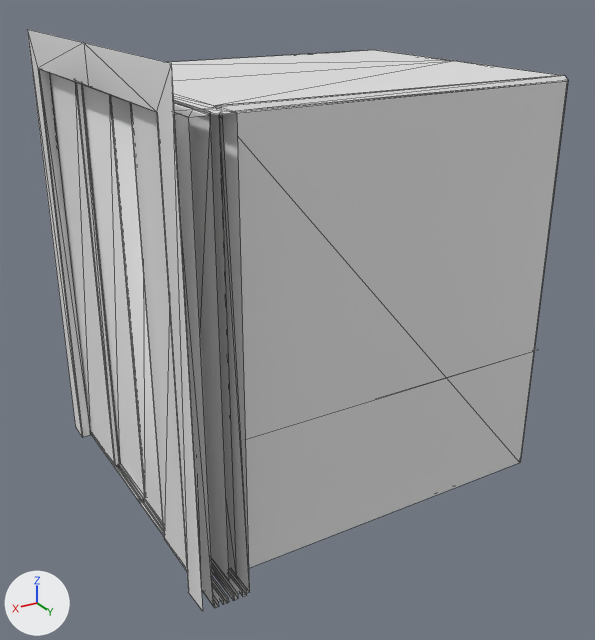
The glTF model assets/elevator.glb: old version first, new version second.
One viewpoint serves both versions: a 50 mm camera at (2.35, 3.86, 1.82) aimed at (0.09, 0.1, -0.06). Every picture has the same lights, and +X, +Y and +Z are marked at lower left. Mesh edges are drawn as thin lines on the coarser meshes. Where no turn or scale is listed for an object, it has been applied to the vertices. Vertices at the same position are counted once.

Before the edit, the objects in view are built like this:
```python
me_plane = bpy.data.meshes.new('Plane')
me_plane.from_pydata(...)  # 37 vertices, 44 faces; spans x 1.01..1.16, y -1.0..1.0, z -2.29..0.21
me_plane_007 = bpy.data.meshes.new('Plane.007')
me_plane_007.from_pydata(...)  # 44 vertices, 40 faces; spans x 0.89..0.97, y -0.99..0.99, z -0.02..0.01
me_plane_010 = bpy.data.meshes.new('Plane.010')
me_plane_010.from_pydata(...)  # 91 vertices, 146 faces; spans x -1.1..0.99, y -1.0..1.0, z -2.36..0.01
me_plane_013 = bpy.data.meshes.new('Plane.013')
me_plane_013.from_pydata(...)  # 44 vertices, 40 faces; spans x 0.78..0.86, y -0.99..0.99, z -0.02..0.01
me_plane_016 = bpy.data.meshes.new('Plane.016')
me_plane_016.from_pydata(...)  # 16 vertices, 16 faces; spans x 1.18..1.22, y 0.0..0.47, z -2.29..0.01
ob_cabine = bpy.data.objects.new('cabine', me_plane_010)
ob_cabine.location = (0.0, 0.0, 1.292)
ob_cabinedoor1_r = bpy.data.objects.new('cabineDoor1.R', me_plane_016)
ob_cabinedoor1_r.location = (-0.114, 0.405, 1.292)
ob_frame = bpy.data.objects.new('frame', me_plane)
ob_frame.location = (0.0, 0.0, 1.292)
ob_plane = bpy.data.objects.new('Plane', me_plane_007)
ob_plane.location = (0.125, -0.009, -1.01)
ob_rail = bpy.data.objects.new('rail', me_plane_013)
ob_rail.location = (0.125, -0.009, -1.01)
# also in view: 'door1.L' at (1.08, -0.64, 0.15); 'door1.R' at (0.94, 0.64, 0.15); 'CabineDoor2.R' at (1.04, 0.22, 0.15); 'door2.L.001' at (1.03, -0.21, 0.15)
```
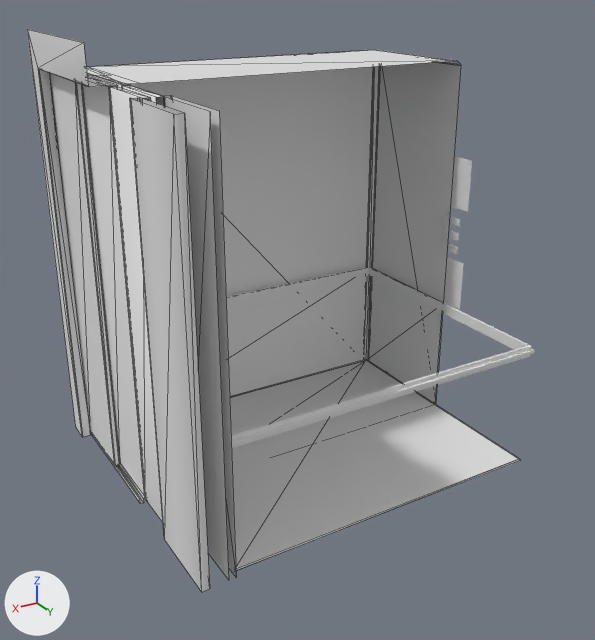
The newer file is also turned or shifted as a whole; pictures and numbers use the older file's frame.

Location of each change, (x1, y1, x2, y2) in pixels of the pictures (595 x 640 px):
'cabine', reshaped: before (168, 50, 568, 593); after (86, 50, 461, 404)
'frame', reshaped (52% narrower, 30% shorter): before (27, 29, 214, 611); after (27, 29, 117, 437)
'Plane', reshaped: before (91, 433, 229, 608); after (91, 433, 145, 503)
'rail', reshaped (not visible afterwards): before (211, 557, 248, 600)
part 1 of me_plane, deleted: before (84, 43, 214, 611)
part 2 of me_plane_007, deleted: before (138, 497, 229, 608)
part 3 of me_plane_010, deleted: before (172, 61, 568, 593)
'alfombra', unchanged, uncovered by the edit: after (230, 360, 520, 570)
'varanda', unchanged, uncovered by the edit: after (226, 266, 534, 448)
'Plane.001', unchanged, uncovered by the edit: after (428, 151, 472, 310)

The change, as a diff of the scene's bpy script:
```diff
--- a/assets/elevator.glb.py
+++ b/assets/elevator.glb.py
@@ me_plane @@
 # used by ob_frame; location = (0.0, 0.0, 1.292)
-me_plane.from_pydata(...)  # 37 vertices, 44 faces; spans x 1.01..1.16, y -1.0..1.0, z -2.29..0.21
+me_plane.from_pydata(...)  # 21 vertices, 22 faces; spans x 1.01..1.16, y -1.0..0.0, z -2.29..0.21
+# me_plane part 1
+# 16 vertices are removed from x 1.01..1.16, y 0.0..1.0, z -2.29..0.21
+# 22 faces are deleted
@@ me_plane_007 @@
 me_plane_007.from_pydata(...)  # 44 vertices, 40 faces; spans x 0.89..0.97, y -0.99..0.99, z -0.02..0.01
 # used by ob_plane; location = (0.125, -0.009, -1.01)
+# me_plane_007 part 2: the loose piece of 22 vertices spanning x 0.89..0.97, y -0.01..0.99, z -0.02..0.01 is deleted
@@ me_plane_010 @@
 # used by ob_cabine; location = (0.0, 0.0, 1.292)
-me_plane_010.from_pydata(...)  # 91 vertices, 146 faces; spans x -1.1..0.99, y -1.0..1.0, z -2.36..0.01
+me_plane_010.from_pydata(...)  # 52 vertices, 73 faces; spans x -1.1..0.99, y -1.0..0.0, z -2.36..0.01
+# me_plane_010 part 3
+# 39 vertices are removed from x -1.1..0.99, y 0.0..1.0, z -2.36..0.01
+# 73 faces are deleted
@@ me_plane_013 @@
 me_plane_013.from_pydata(...)  # 44 vertices, 40 faces; spans x 0.78..0.86, y -0.99..0.99, z -0.02..0.01
 # used by ob_rail; location = (0.125, -0.009, -1.01)
+# me_plane_013 part 4: the loose piece of 22 vertices spanning x 0.78..0.86, y -0.01..0.99, z -0.02..0.01 is deleted
```
